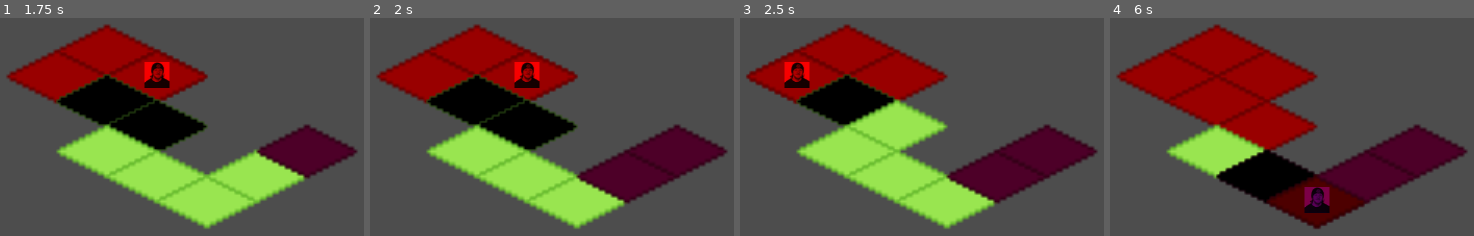
Above: before the commit, frames 1-4 (left to right).
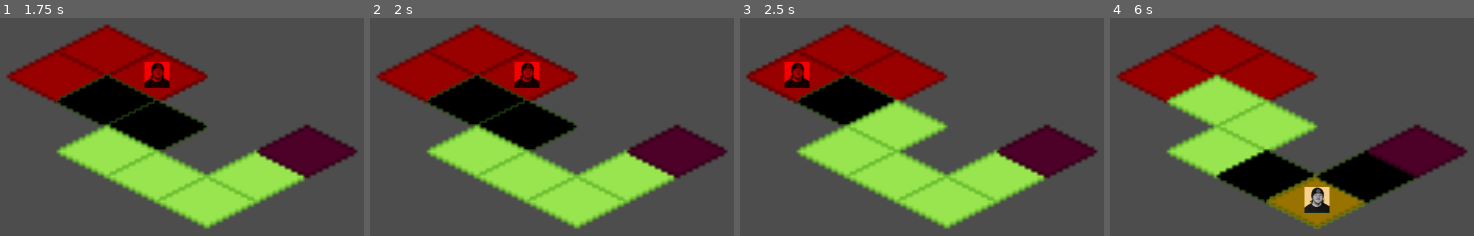
Above: after the commit, the same moments.

Repository: ckuras/GMTK-2023-Fire-Fighter
Game: Godot game, scene res://Scenes/main.tscn
Same seed, same stepped clock (60 frames per second), same inputs: the game is played once before the commit and once after it.
Inputs (mouse positions are in pixels of both pictures, inside the frame that each line leads up to):
- Up to frame 1 (1.75 s): tap Enter at 0.5 s; move the mouse to (105, 50) at 0.52 s; click (105, 50) at 0.67 s; tap Space at 1.25 s; move the mouse to (156, 74) at 1.27 s; click (156, 74) at 1.42 s
- Up to frame 2 (2 s): no input
- Up to frame 3 (2.5 s): move the mouse to (798, 74) at 2.02 s; click (798, 74) at 2.17 s
- Up to frame 4 (6 s): tap Enter at 2.75, 4.25 s; move the mouse to (1215, 100) at 2.77 s; click (1215, 100) at 2.92 s; tap Space at 3.5, 5 s; move the mouse to (1266, 124) at 3.52 s; click (1266, 124) at 3.67 s; move the mouse to (1215, 150) at 4.27 s; click (1215, 150) at 4.42 s; move the mouse to (1266, 174) at 5.02 s; click (1266, 174) at 5.17 s; move the mouse to (1317, 198) at 5.77 s; click (1317, 198) at 5.92 s

Frame 1 is identical in both runs. In frame 2, 3.7% of the frame differs, in the area x 56-85%, y 60-86%; in frame 3, 3.7%; in frame 4, 15%, in the area x 15-84%, y 25-97%.

Commit message:
Added event bus

Diff:
--- /dev/null
+++ b/Scripts/EventBus.gd
@@ -0,0 +1,3 @@
+extends Node
+
+signal turn_ended
--- a/Scripts/PlayerTurn.gd
+++ b/Scripts/PlayerTurn.gd
@@ -2,4 +2,5 @@
 
 func play_turn():
 	print("Player's turn")
+	await EventBus.turn_ended
 	emit_signal("completed")
--- a/Scripts/turn.gd
+++ b/Scripts/turn.gd
@@ -7,4 +7,4 @@
 
 func play_turn():
 	# do stuff
-	return completed
+	emit_signal("completed")
--- a/project.godot
+++ b/project.godot
@@ -15,6 +15,10 @@
 config/features=PackedStringArray("4.1", "Forward Plus")
 config/icon="res://icon.svg"
 
+[autoload]
+
+EventBus="*res://Scripts/EventBus.gd"
+
 [display]
 
 window/size/viewport_width=1280
